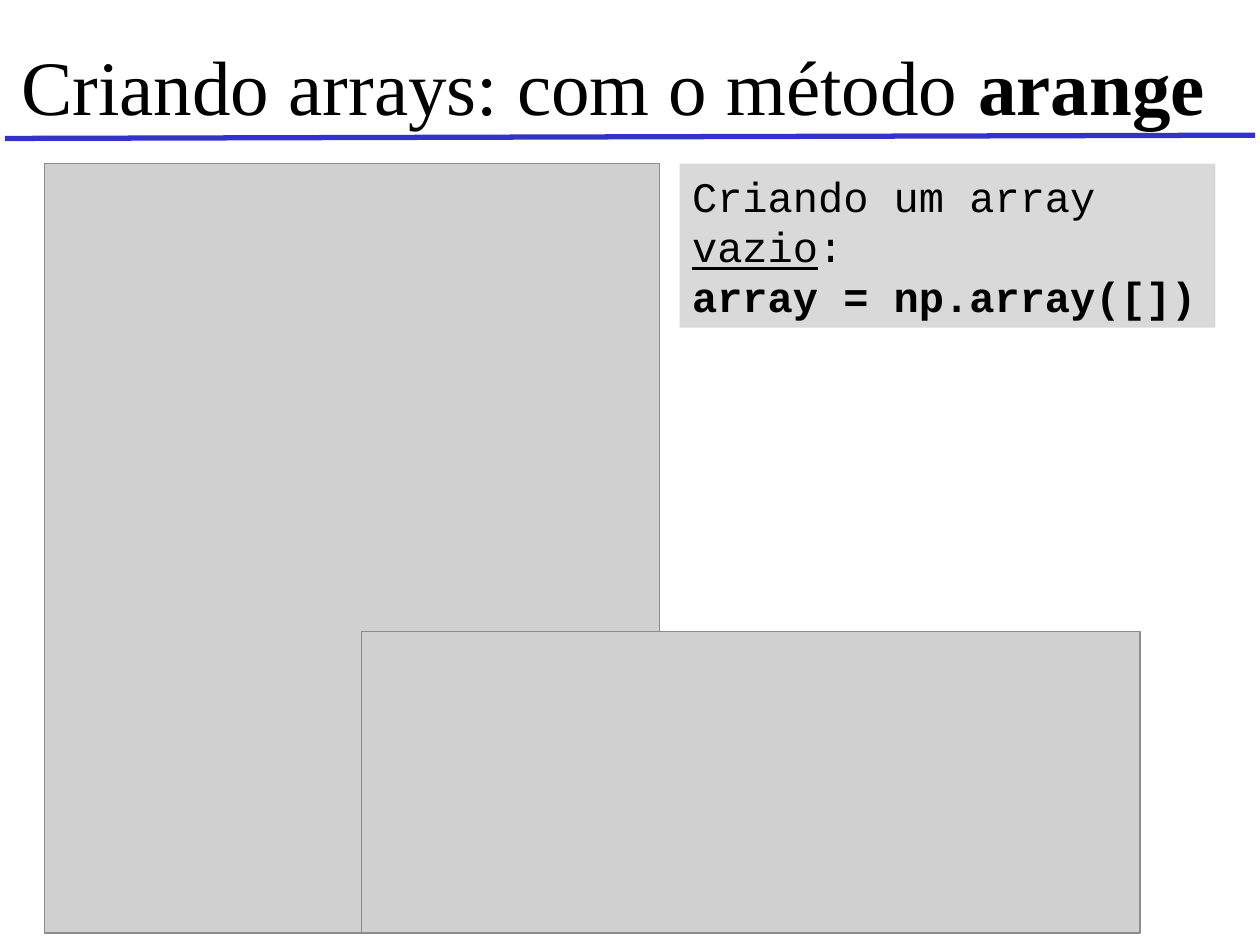
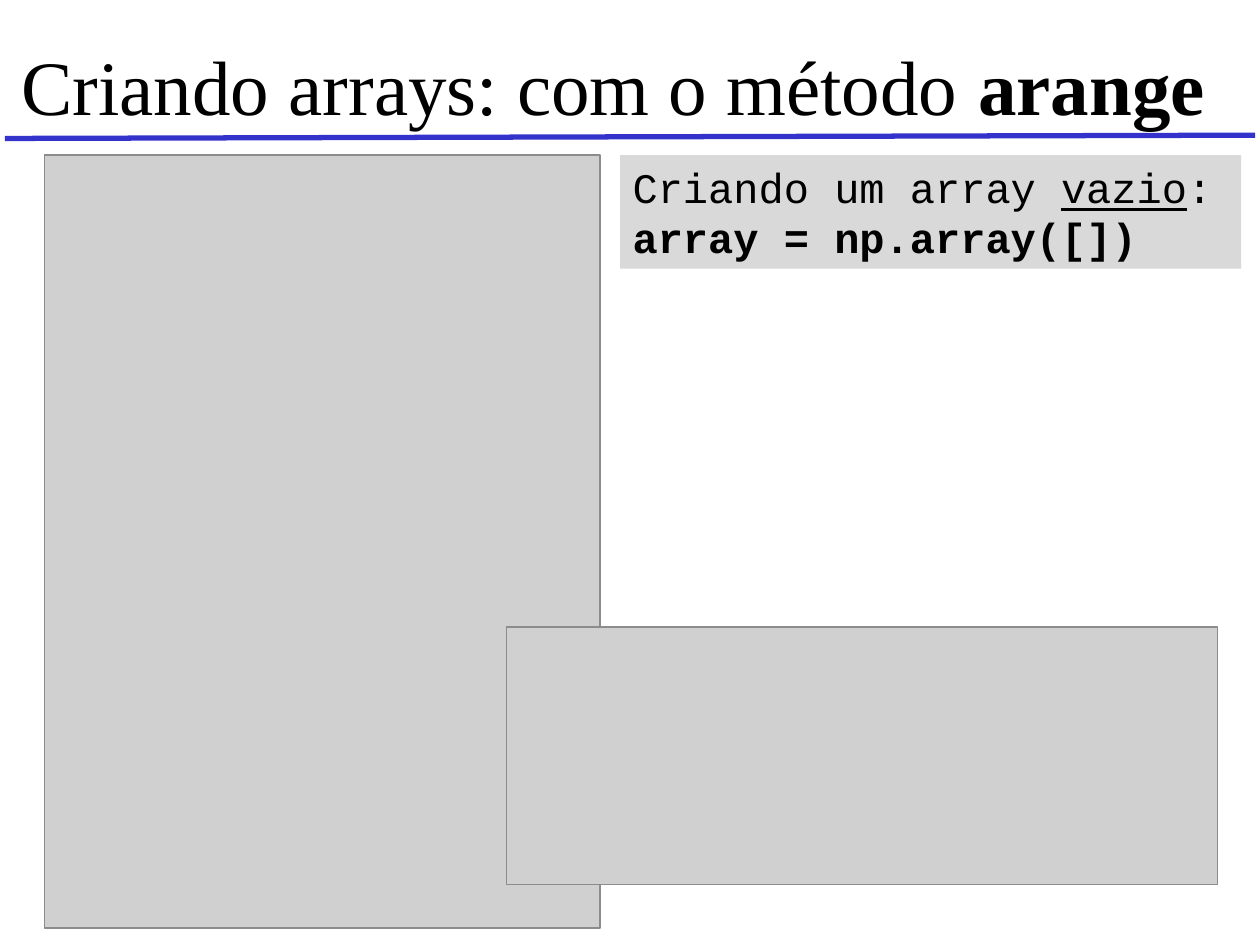
Before and after one commit to omerobertol/Python_AgentesInteligentes, a slide deck: slide 6 of PPT/NumPy.ppt. Drawn at 1260x945 pixels with LibreOffice and Linux fonts; fonts in the diff are those of the drawing; grey boxes stand for pictures; background and template pictures are left out. Boxes give left, top, right and bottom in pixels: in the first picture for what was removed or moved away, otherwise in the second. Text is boxed around its words. In the diff, an @@ line names an element or a change of style, - is before the commit and + after.

```diff
--- a/PPT/NumPy.ppt
+++ b/PPT/NumPy.ppt
@@ picture: place and size @@
-picture at (44,164,659,934)
+picture at (44,155,600,929)
@@ rectangle "Criando um array vazio:": place and size @@
-rectangle "Criando um array vazio:" at (679,164,1215,328)
+rectangle "Criando um array vazio:" at (620,155,1241,268)
@@ picture: place and size @@
-picture at (362,631,1140,932)
+picture at (507,627,1218,886)
```
Also in this commit, not shown: 6 other slides changed, 10 other files.
